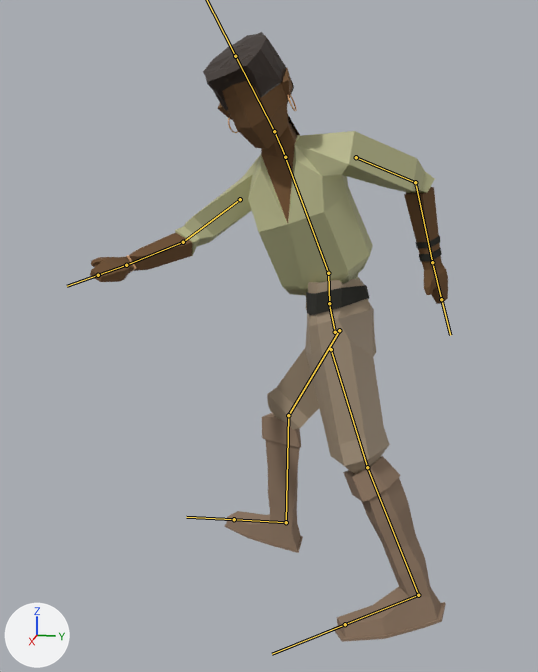
Two versions of the FBX model Assets/Models/main_character.fbx, one commit apart.
One viewpoint serves both versions: a 50 mm lens placed at (2.39, 0.331, 1.477), pointed at (0.096, -0.128, 0.903). Lighting does not change. The marker at lower left points along +X, +Y and +Z. Both versions are drawn at frame 17 of the action 'Armature|swordfighting'; the numbers are the values there. The bones that bend it are drawn over the model as lines.
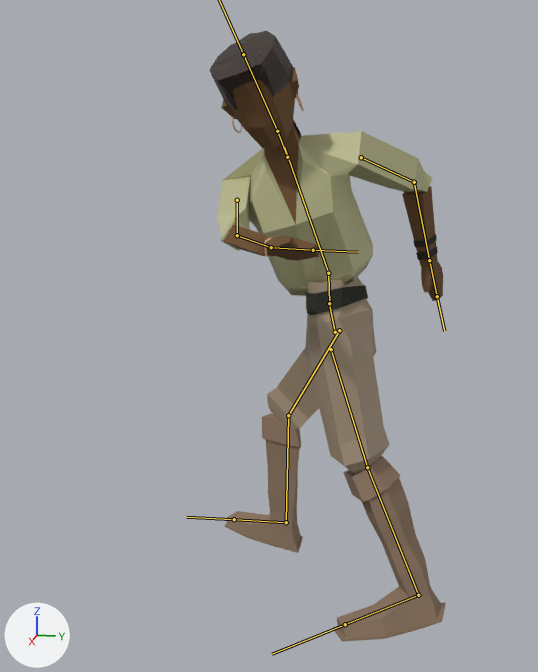
The edits, one by one:
Bone 'Bone.002' (bone_bone_002) turns from (19, 80, 9) to (38, 87, 26) degrees about its own x, y and z.
Bone 'Bone.011' (bone_bone_011) turns from (52, -4, 15) to (101, -19, -2) degrees about its own x, y and z.
Bone 'Bone.012' (bone_bone_012) turns from (13, 45, -8) to (28, 42, 1) degrees about its own x, y and z.
Bone 'Bone.013' (bone_bone_013) turns from (-80, 76, -74) to (-83, 59, -78) degrees about its own x, y and z.

Location of each change, [x1, y1, x2, y2] in pixels of the pictures (538 x 672 px):
'Cube.002', posed (34% narrower): before [90, 32, 448, 642]; after [210, 30, 446, 642]
bone 'Bone.002', root to tip: before (328, 273) to (281, 147); after (328, 273) to (284, 147)
bone 'Bone.011', root to tip: before (240, 199) to (183, 242); after (237, 200) to (237, 235)
bone 'Bone.012', root to tip: before (183, 242) to (126, 265); after (237, 235) to (271, 247)
bone 'Bone.013', root to tip: before (126, 265) to (98, 275); after (271, 247) to (313, 250)
